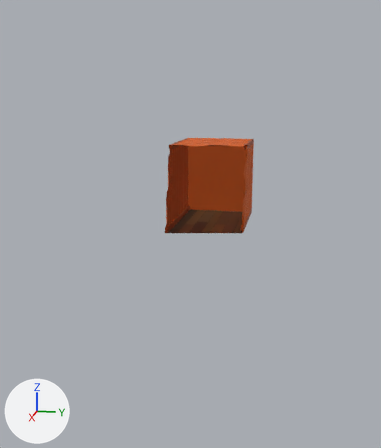
Before and after pictures for a commit that changed the glTF model public/models/container.glb.
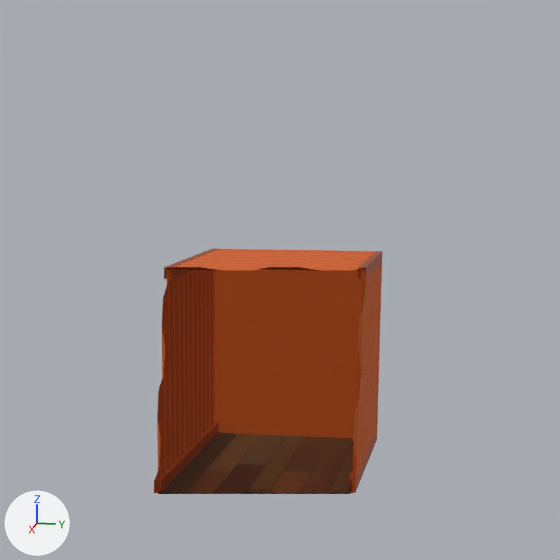
Old and new are each drawn whole from a 50 mm lens placed at (19.53, 2.79, 4.31), pointed at (6.65, 0.21, 1.09) and again close up on the part from 28% to 85% of the width and 9% to 58% of the height. The lights are fixed; the arrows at lower left show +X, +Y and +Z. The last two pictures show the newer version. Everything nearer to the camera than a plane just in front of the edit is cut away. Where no turn or scale is listed for an object, it has been applied to the vertices.

Script lines for the objects in view, before the commit:
```python
me_floor = bpy.data.meshes.new('Floor')
me_floor.from_pydata(...)  # 80 vertices, 64 faces; spans x 0.0..12.03, y -1.17..1.17, z -0.01..0.0
me_floor.materials.append(mat_floor)
me_shell = bpy.data.meshes.new('Shell')
me_shell.from_pydata(...)  # 1180 vertices, 1240 faces; spans x 0.0..12.18, y -1.23..1.23, z -0.18..2.9
# faces by material slot: [1096, 96, 48]
me_shell.materials.append(mat_wall)  # orange #d2601f
me_shell.materials.append(mat_frame)  # brown #a84a18
me_shell.materials.append(mat_fittings)  # dark grey #3a3f46
ob_floor = bpy.data.objects.new('Floor', me_floor)
ob_floor.location = (0.0, 0.0, 0.0)
ob_shell = bpy.data.objects.new('Shell', me_shell)
ob_shell.location = (0.0, 0.0, 0.0)
```
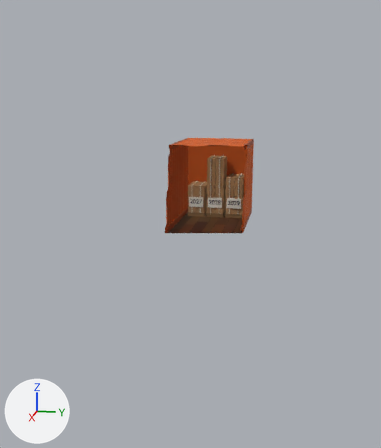
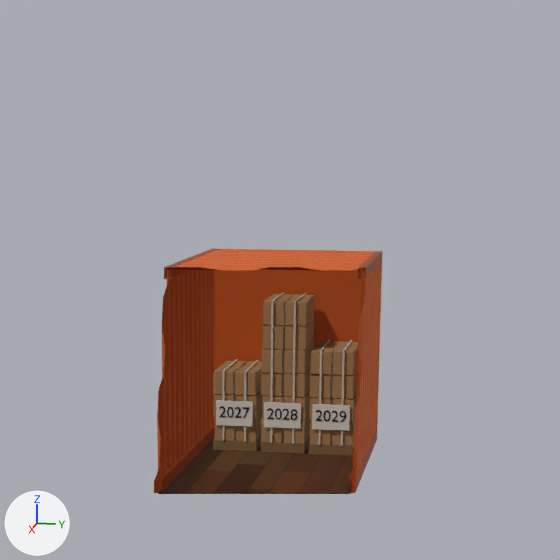
Commit message: Scene 2: delivery-year pallet stacks inside the container

Edits to the bpy script that builds the scene:
```text
Add mat_ink:
    mat_ink = principled_material('Ink')
    mat_ink.base_color = (0.011, 0.011, 0.011)  # black #1b1b1b
    mat_ink.roughness = 0.6
Add mat_strap:
    mat_strap = principled_material('Strap')
    mat_strap.base_color = (0.694, 0.658, 0.571)  # light grey #d9d4c7
    mat_strap.roughness = 0.6
Add mat_carton:
    mat_carton = principled_material('Carton')
    mat_carton.base_color = (0.462, 0.254, 0.107)  # orange #b58a5c
    mat_carton.roughness = 0.85
Add mat_pallet:
    mat_pallet = principled_material('Pallet')
    mat_pallet.base_color = (0.254, 0.144, 0.0595)  # brown #8a6a45
    mat_pallet.roughness = 0.9
Add mat_label:
    mat_label = principled_material('Label')
    mat_label.base_color = (0.839, 0.807, 0.738)  # white #ece8df
    mat_label.roughness = 0.7
Add me_2029:
    me_2029.from_pydata(...)  # 814 vertices, 1620 faces; spans x -0.003..0.003, y -0.213..0.211, z -0.068..0.086
    me_2029.materials.append(mat_ink)  # black #1b1b1b
Add me_2028:
    me_2028.from_pydata(...)  # 932 vertices, 1860 faces; spans x -0.003..0.003, y -0.213..0.213, z -0.068..0.086
    me_2028.materials.append(mat_ink)  # black #1b1b1b
Add me_2027:
    me_2027.from_pydata(...)  # 560 vertices, 1108 faces; spans x -0.003..0.003, y -0.213..0.218, z -0.068..0.086
    me_2027.materials.append(mat_ink)  # black #1b1b1b
Add me_cargo:
    me_cargo.from_pydata(...)  # 3872 vertices, 7488 faces; spans x 0.14..1.17, y -0.99..0.99, z 0.0..2.13
    # faces by material slot: [5616, 324, 1296, 252]
    me_cargo.materials.append(mat_carton)  # orange #b58a5c
    me_cargo.materials.append(mat_pallet)  # brown #8a6a45
    me_cargo.materials.append(mat_strap)  # light grey #d9d4c7
    me_cargo.materials.append(mat_label)  # white #ece8df
Add ob_year2029:
    ob_year2029 = bpy.data.objects.new('Year2029', me_2029)
    ob_year2029.location = (1.17, 0.68, 0.55)
Add ob_year2028:
    ob_year2028 = bpy.data.objects.new('Year2028', me_2028)
    ob_year2028.location = (1.17, 0.0, 0.55)
Add ob_year2027:
    ob_year2027 = bpy.data.objects.new('Year2027', me_2027)
    ob_year2027.location = (1.17, -0.68, 0.55)
Add ob_cargo:
    ob_cargo = bpy.data.objects.new('Cargo', me_cargo)
    ob_cargo.location = (0.0, 0.0, 0.0)
```

Pixel boxes (x1, y1, x2, y2) of what changed, in the close-ups (560 x 560 px):
'Cargo', added: after (213, 293, 358, 456)
    faces in mat_carton (orange #b58a5c): (213, 294, 358, 446)
    faces in mat_label (white #ece8df): (216, 400, 350, 431)
    faces in mat_pallet (brown #8a6a45): (213, 435, 353, 456)
    faces in mat_strap (light grey #d9d4c7): (223, 293, 352, 446)
'Year2028', added: after (267, 408, 297, 420)
'Year2029', added: after (316, 410, 346, 422)
'Year2027', added: after (219, 406, 249, 418)
